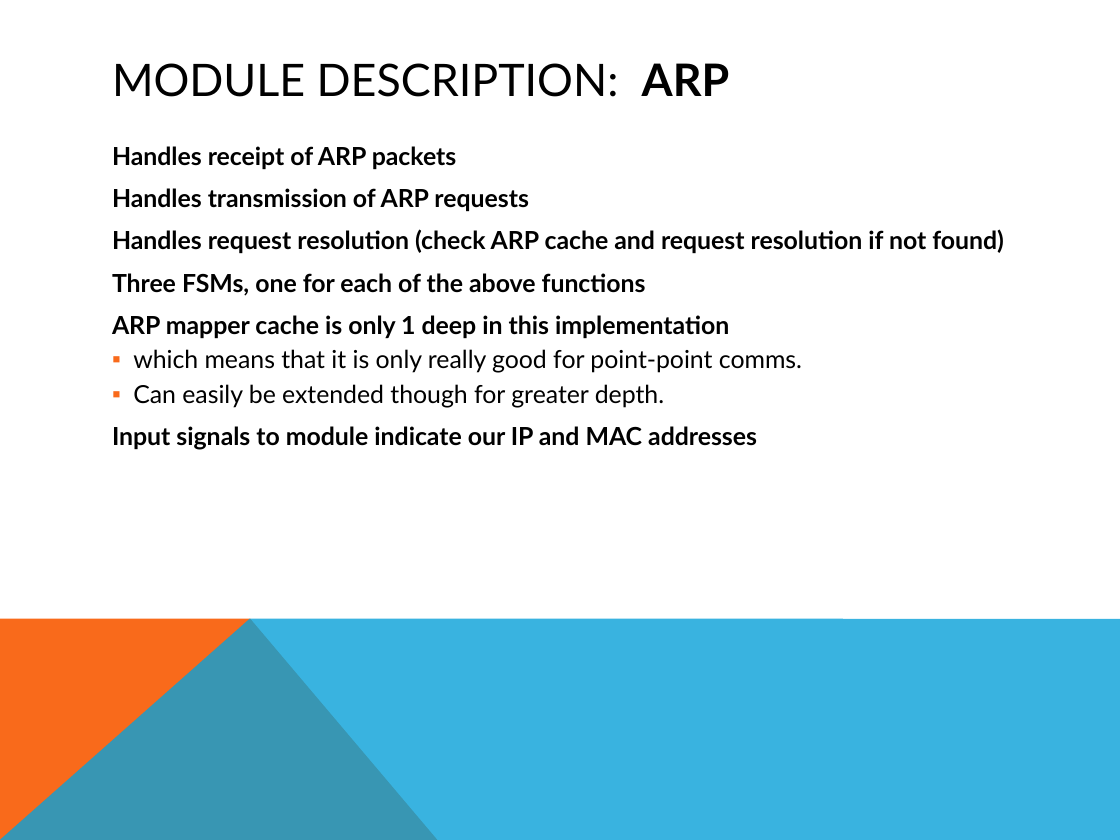
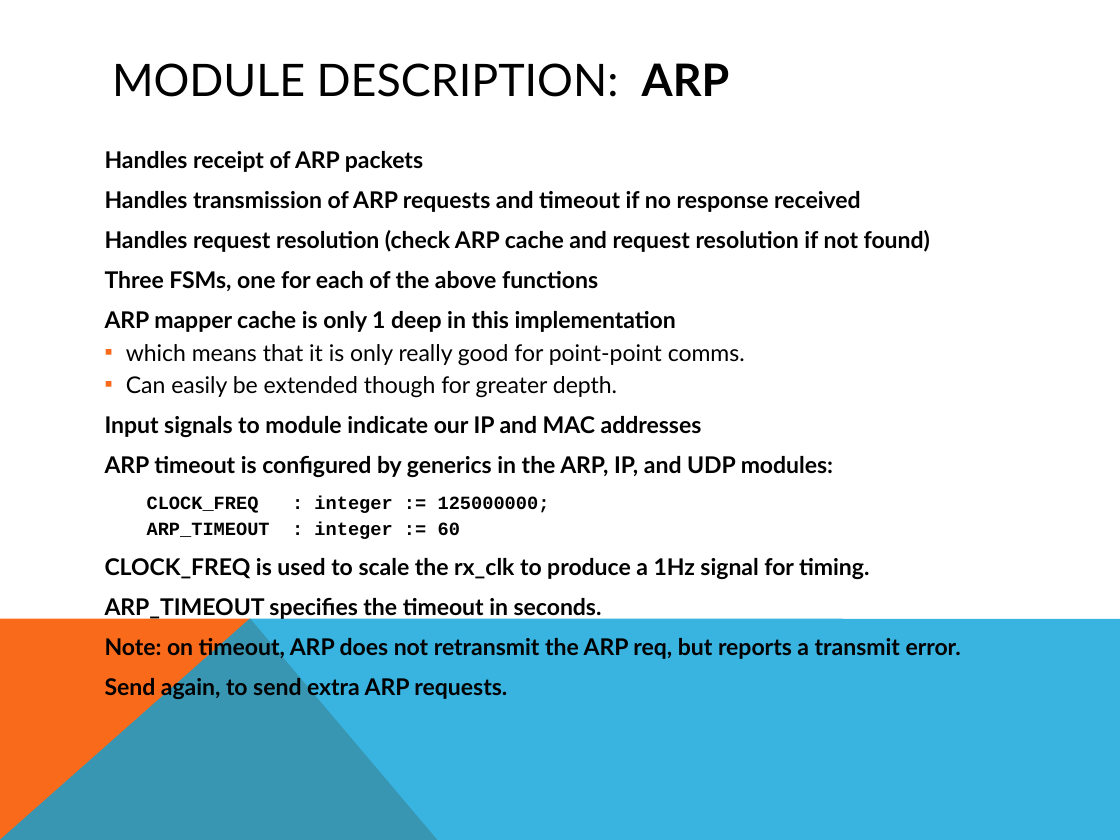
Before and after one commit to rsarwar87/udp_ip_core, a slide deck: slide 16 of doc/src/UDP_IP_Stack.pptx. Drawn at 1120x840 pixels with LibreOffice and Linux fonts; fonts in the diff are those of the drawing. Boxes give left, top, right and bottom in pixels: in the first picture for what was removed or moved away, otherwise in the second. Text is boxed around its words. In the diff, an @@ line names an element or a change of style, - is before the commit and + after.

Commit message:
V1.3 - ARP timeout and ARP cache reset control

```diff
--- a/doc/src/UDP_IP_Stack.pptx
+++ b/doc/src/UDP_IP_Stack.pptx
@@ text "Handles receipt of ARP packets": place and size @@
-text "Handles receipt of ARP packets" at <box>112,146,1004,450</box>
+text "Handles receipt of ARP packets" at <box>105,151,961,701</box>
@@ text at <box>105,151,930,437</box>: size 16 to 14.8 pt in "Handles receipt of ARP packets", "Handles request resolution (check ARP cache and ...", "Three FSMs, one for each of the ...", "ARP mapper cache is only 1 deep ..." and 3 more places @@
@@ text at <box>105,191,860,212</box>: text changed; size 16 to 14.8 pt @@
-Handles transmission of ARP requests
+Handles transmission of ARP requests and timeout if no response received
@@ text at <box>105,456,961,701</box>: paragraphs added @@
+ARP timeout is configured by generics in the ARP, IP, and UDP modules:
+CLOCK_FREQ : integer := 125000000;
+ARP_TIMEOUT : integer := 60
+CLOCK_FREQ is used to scale the rx_clk to produce a 1Hz signal for timing.
+ARP_TIMEOUT specifies the timeout in seconds.
+Note: on timeout, ARP does not retransmit the ARP req, but reports a transmit error.
+Send again, to send extra ARP requests.
```
Also in this commit, not shown: 7 other slides changed, 17 other files.
